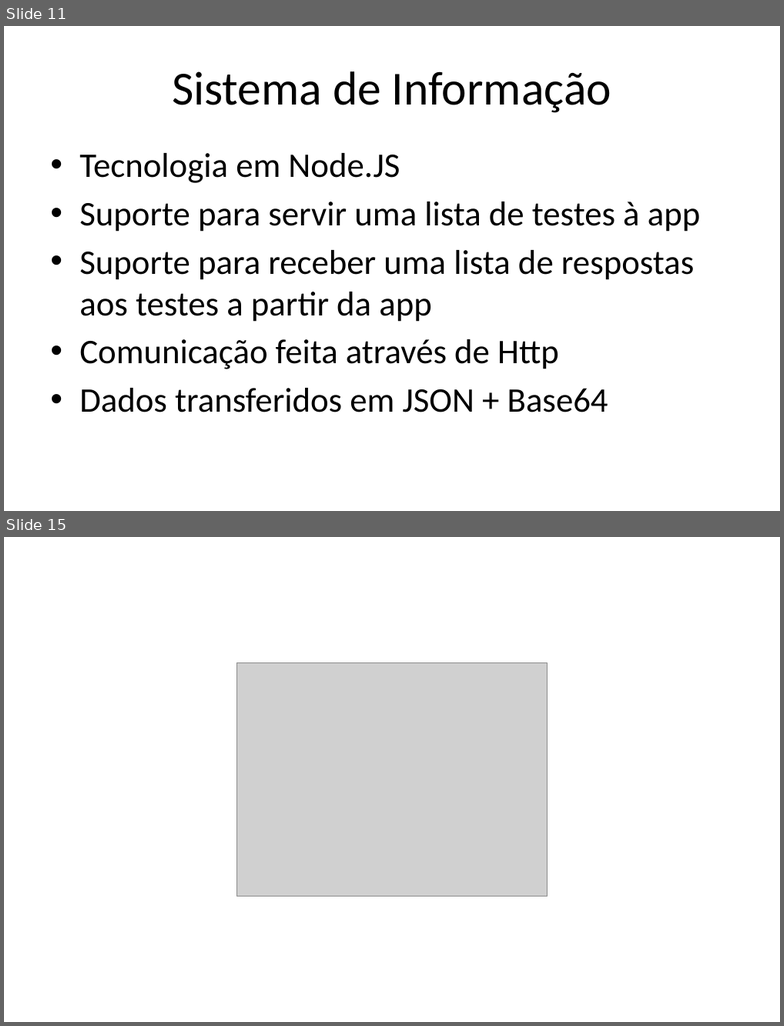
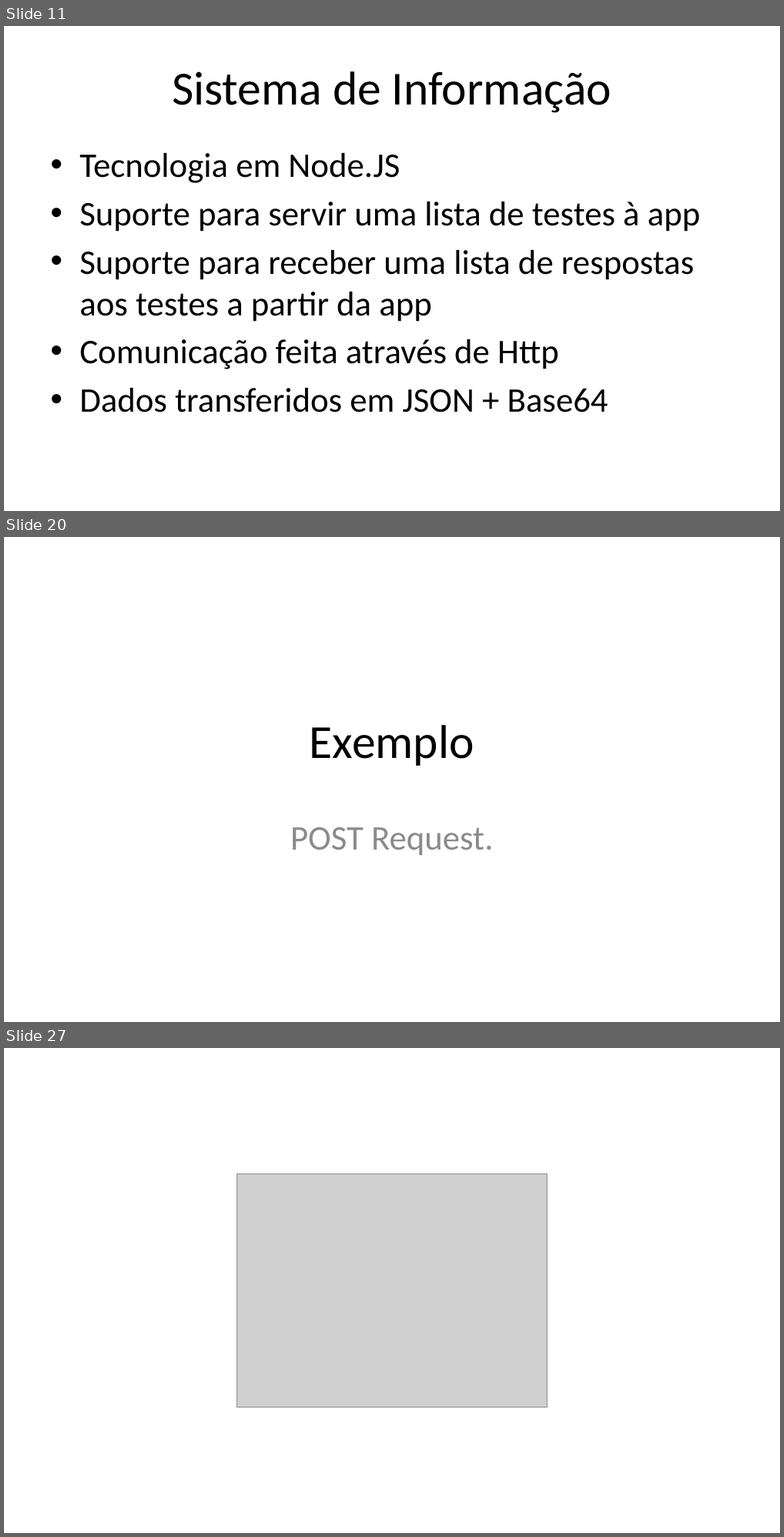
Before and after one commit to iptomar/letrinhas_si, a slide deck: Apresentacoes/v01.pptx. Shown one above the other, each under a label of ours: slides 11 and 15 before the commit, slides 11, 20 and 27 after it; the slides between them are not shown. The pictures are 784x1026 and 784x1537 pixels, drawn with LibreOffice and Linux fonts; fonts in the diff are those of the drawing; grey boxes stand for pictures; background and template pictures are left out. Boxes give left, top, right and bottom in pixels: in the first picture for what was removed or moved away, otherwise in the second. Text is boxed around its words. In the diff, an @@ line names an element or a change of style, - is before the commit and + after.

Commit message:
Adição de exemplos da API Android para parsing de JSON e execução de HTTP requests para o servidor.

```diff
--- a/Apresentacoes/v01.pptx
+++ b/Apresentacoes/v01.pptx
@@ slide 20 added at [4, 537, 780, 1022], background #FFFFFF @@
@@ title added at [310, 725, 474, 766], 44 pt, text #000000 @@
+Exemplo
@@ subtitle added at [290, 827, 493, 855], 32 pt, text #8C8C8C @@
+POST Request.
@@ what was slide 15 is now slide 27 @@
```
Also in this commit, not shown: 3 slides changed, 13 other slides added, 1 slide removed.
